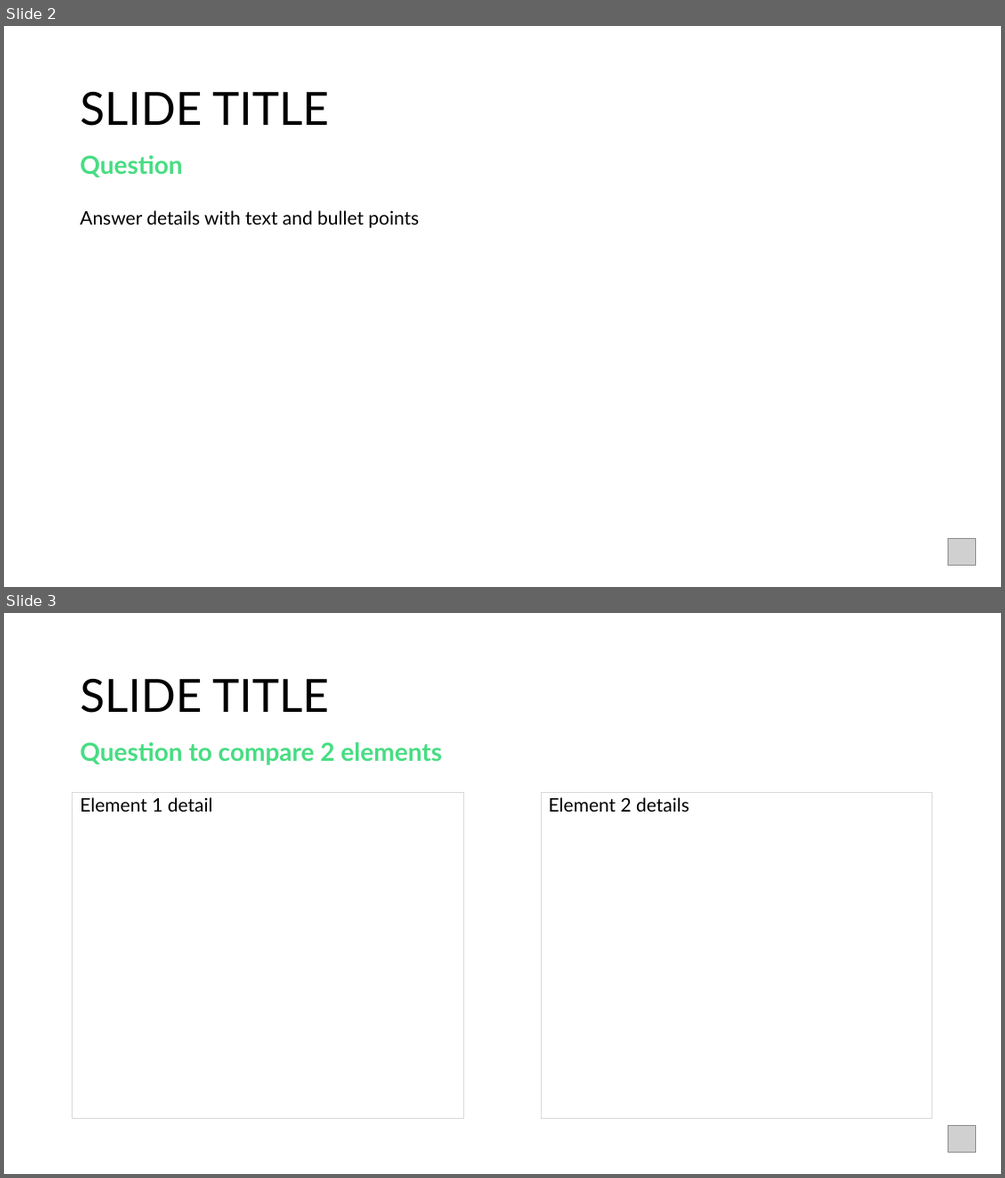
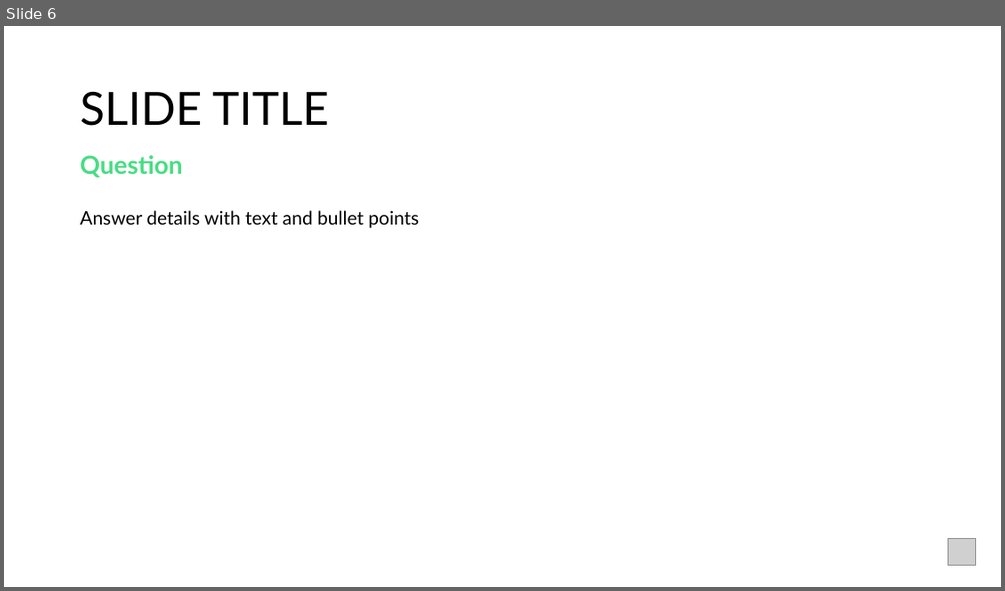
Before and after one commit to jupyter-naas/abi, a slide deck: assets/PresentationTemplate.pptx. Shown one above the other, each under a label of ours: slides 2 and 3 before the commit, slide 6 after it. The pictures are 1005x1178 and 1005x591 pixels, drawn with LibreOffice and Linux fonts; fonts in the diff are those of the drawing; grey boxes stand for pictures. Boxes give left, top, right and bottom in pixels: in the first picture for what was removed or moved away, otherwise in the second. Text is boxed around its words. In the diff, an @@ line names an element or a change of style, - is before the commit and + after.

```diff
--- a/assets/PresentationTemplate.pptx
+++ b/assets/PresentationTemplate.pptx
@@ slide 3 removed at [4, 613, 1001, 1174], background #FFFFFF @@
@@ title removed at [80, 679, 329, 713] @@
-SLIDE TITLE
@@ text removed at [80, 742, 442, 765] @@
-Question to compare 2 elements
@@ text removed at [73, 793, 464, 1119] @@
-Element 1 detail
@@ rectangle removed at [541, 793, 932, 1119] @@
-Element 2 details
@@ picture removed at [947, 1126, 975, 1152] @@
@@ what was slide 2 is now slide 6 @@
```
Also in this commit, not shown: 1 slide changed, 4 slides added.
